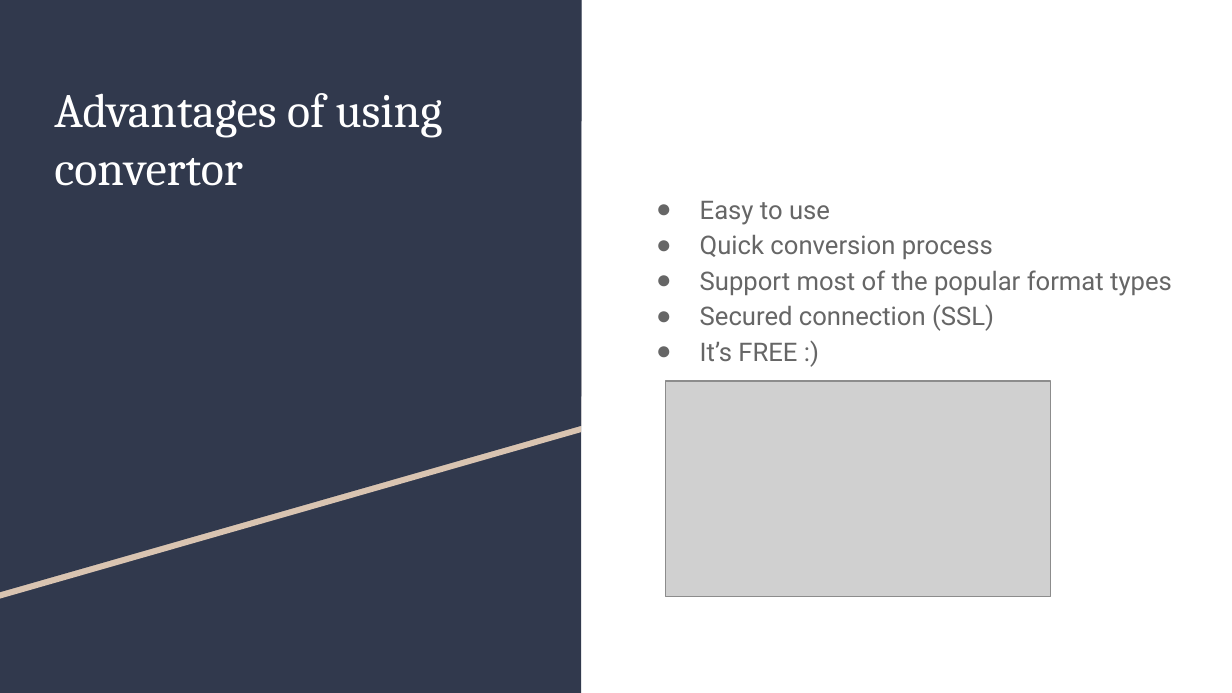
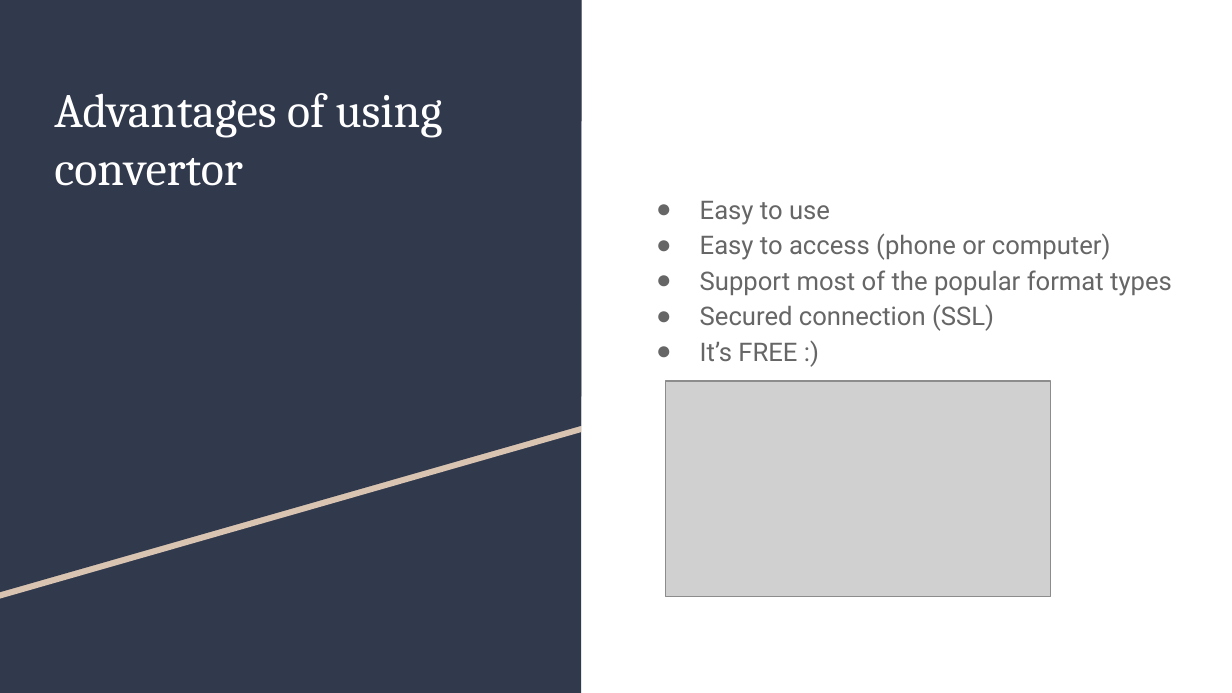
Before and after one commit to will8889/Convertor, a slide deck: slide 4 of Convertor.pptx. Drawn at 1232x693 pixels with LibreOffice and Linux fonts; fonts in the diff are those of the drawing; grey boxes stand for pictures. Boxes give left, top, right and bottom in pixels: in the first picture for what was removed or moved away, otherwise in the second. Text is boxed around its words. In the diff, an @@ line names an element or a change of style, - is before the commit and + after.

Commit message:
updated pptx

```diff
--- a/Convertor.pptx
+++ b/Convertor.pptx
@@ text at (x1=700, y1=233, x2=1111, y2=260): text changed @@
-● Quick conversion process
+● Easy to access (phone or computer)
```
